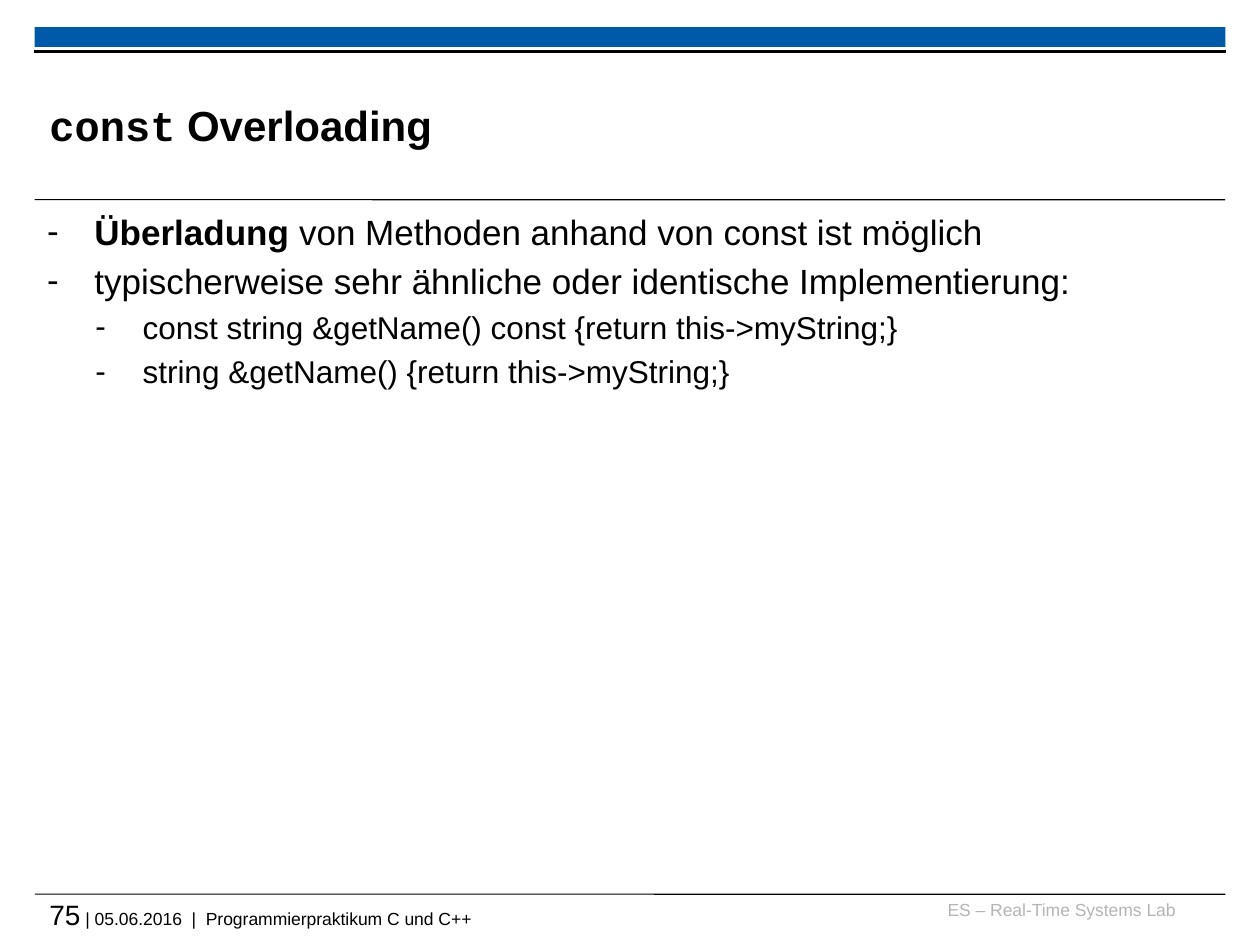
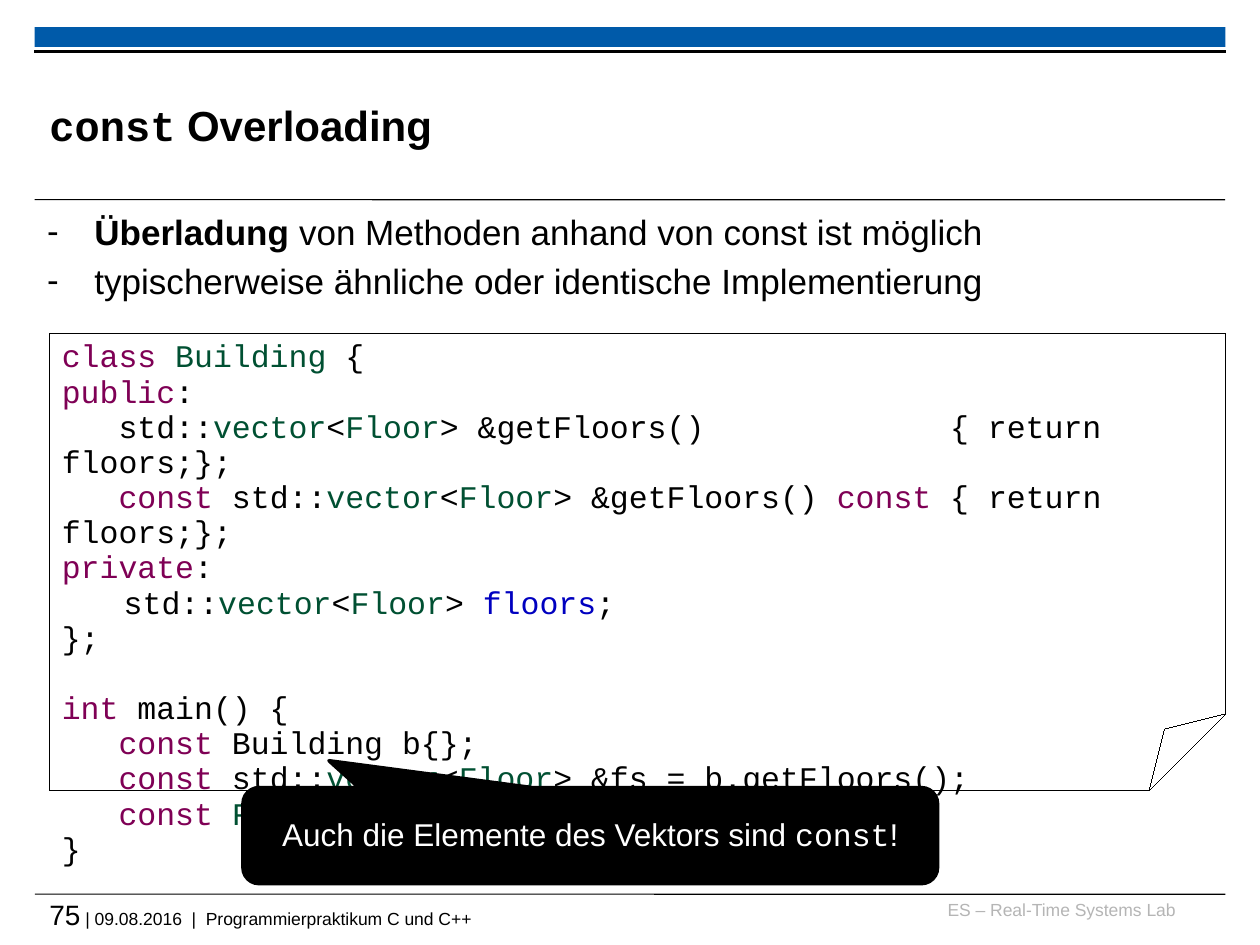
Before and after one commit to h82k/tud-cppp, a slide deck: slide 75 of cppp_lecture.pptx. Drawn at 1260x945 pixels with LibreOffice and Linux fonts; fonts in the diff are those of the drawing; background and template pictures are left out. Boxes give left, top, right and bottom in pixels: in the first picture for what was removed or moved away, otherwise in the second. Text is boxed around its words. In the diff, an @@ line names an element or a change of style, - is before the commit and + after.

```diff
--- a/cppp_lecture.pptx
+++ b/cppp_lecture.pptx
@@ text at (94,268,982,301): text changed; size 18 to 20 pt @@
-– typischerweise sehr ähnliche oder identische Implementierung:
-  – const string &getName() const {return this->myString;}
-  – string &getName() {return this->myString;}
+– typischerweise ähnliche oder identische Implementierung
@@ folded corner added at (49,334,1225,790), outline #000000 0.75 pt, 18 pt, text #000000 @@
+class Building {
+public:
+std::vector<Floor> &getFloors() { return floors;};
+const std::vector<Floor> &getFloors() const { return floors;};
+private:
+std::vector<Floor> floors;
+};
+int main() {
+const Building b{};
+const std::vector<Floor> &fs = b.getFloors();
+const Floor &f = b.getFloors().at(1);
+}
@@ rounded speech box added at (243,788,937,883), fill #000000, outline #000000 2 pt, 18 pt, text #FFFFFF @@
+Auch die Elemente des Vektors sind const!
@@ text at (49,905,471,929): text changed @@
-75 | 05.06.2016 | Programmierpraktikum C und C++
+75 | 09.08.2016 | Programmierpraktikum C und C++
```
Also in this commit, not shown: 58 other slides changed, 1 slide added, 2 slides removed.
